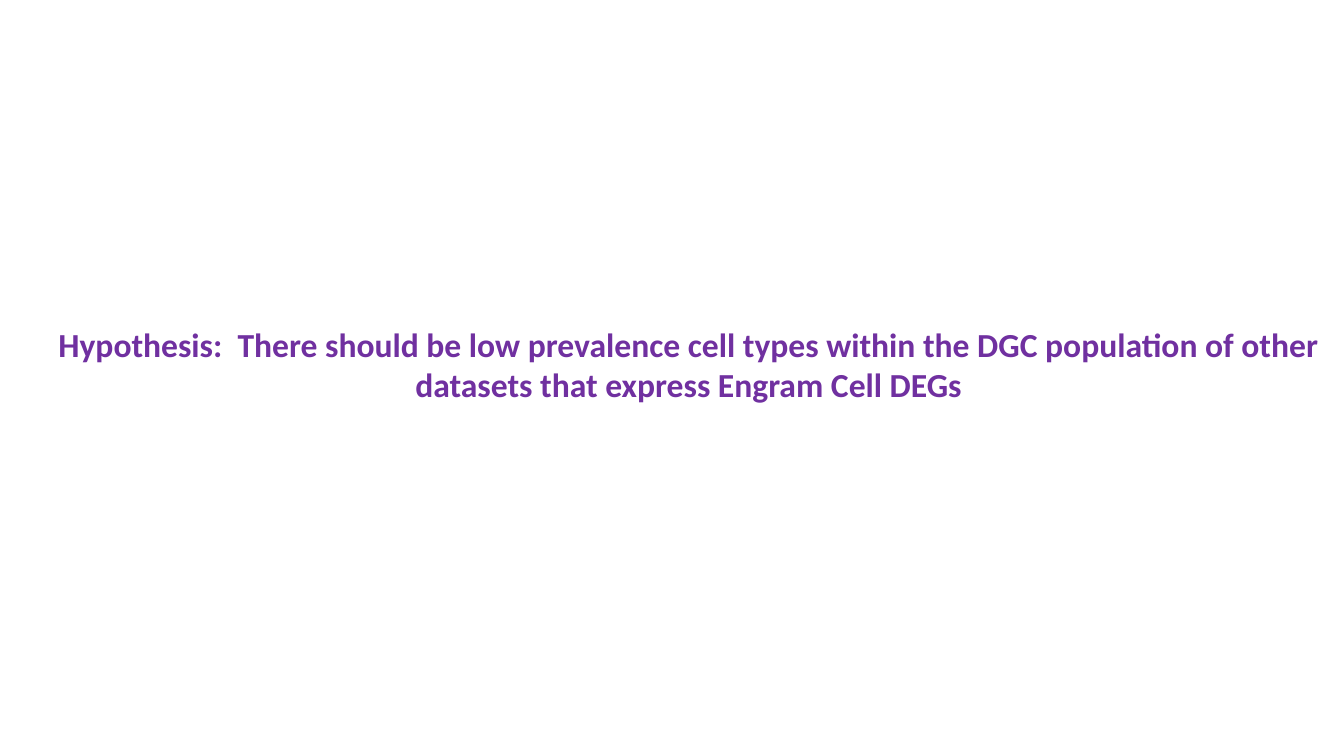
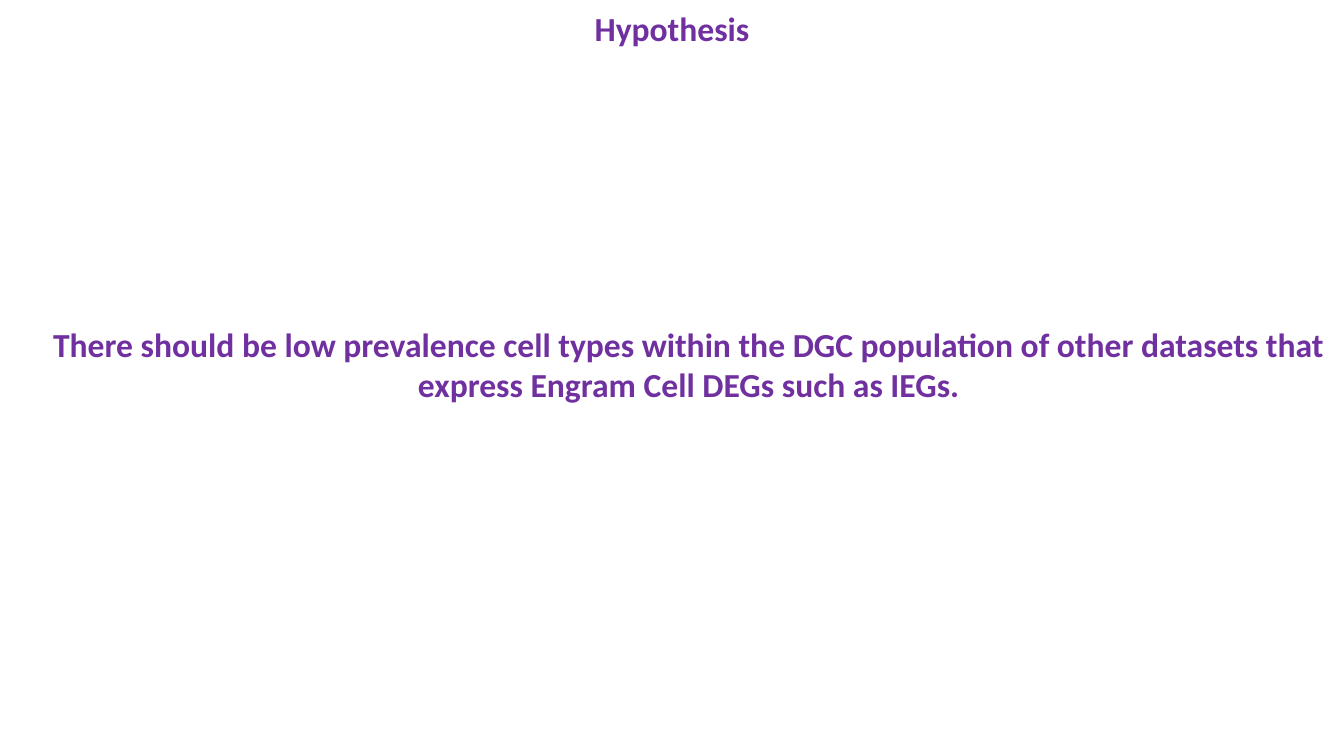
Before and after one commit to AngCamp/PavLabEngrams, a slide deck: slide 6 of ThesisMeetingPresentation.pptx (slide 8 before the commit). Drawn at 1344x756 pixels with LibreOffice and Linux fonts; fonts in the diff are those of the drawing. Boxes give left, top, right and bottom in pixels: in the first picture for what was removed or moved away, otherwise in the second. Text is boxed around its words. In the diff, an @@ line names an element or a change of style, - is before the commit and + after.

```diff
--- a/ThesisMeetingPresentation.pptx
+++ b/ThesisMeetingPresentation.pptx
@@ text added at bbox=[595, 17, 750, 47], 24 pt, text #7030A0, bold @@
+Hypothesis
@@ text at bbox=[53, 333, 1324, 403]: text changed @@
-Hypothesis: There should be low prevalence cell types within the DGC population of other datasets that express Engram Cell DEGs
+There should be low prevalence cell types within the DGC population of other datasets that express Engram Cell DEGs such as IEGs.
```
Also in this commit, not shown: 8 other slides changed, 24 slides added, 4 slides removed, 7 other files.
